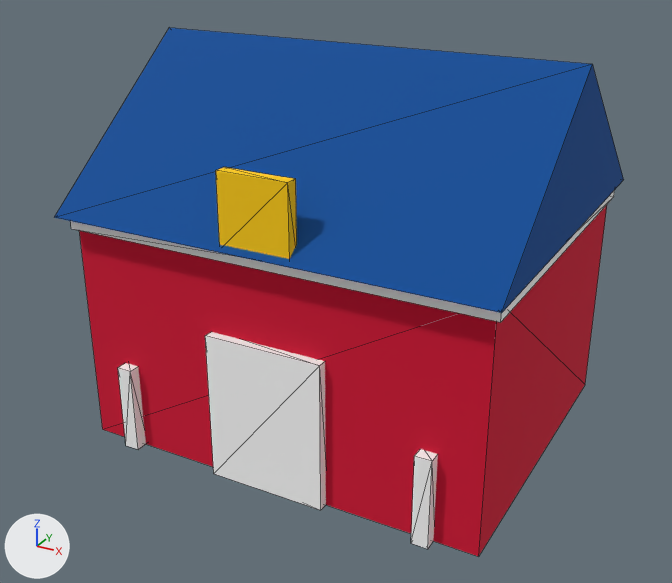
An edit to the glTF model public/models/barn.glb, drawn before and after from the same camera.
One viewpoint serves both versions: a camera (50 mm lens) standing at (4.12, -7.9, 5.28) and looking at (-0.07, -0.28, 1.47). The lights are fixed; the arrows at lower left show +X, +Y and +Z. The older version comes first. Mesh edges are drawn as thin lines.

Before the edit, the objects in view are built like this:
```python
me_mesh_0 = bpy.data.meshes.new('Mesh_0')
me_mesh_0.from_pydata(...)  # 54 vertices, 80 faces; spans x -2.2..2.2, y -1.9..1.9, z 0.0..3.9
# faces by material slot: [12, 8, 48, 12]
me_mesh_0.materials.append(mat_red)  # red #d50032
me_mesh_0.materials.append(mat_blue)  # blue #004d98
me_mesh_0.materials.append(mat_white)  # white #ffffff
me_mesh_0.materials.append(mat_yellow)  # yellow #ffcd00
ob_mesh_0 = bpy.data.objects.new('Mesh_0', me_mesh_0)
ob_mesh_0.location = (0.0, 0.0, 0.0)
```
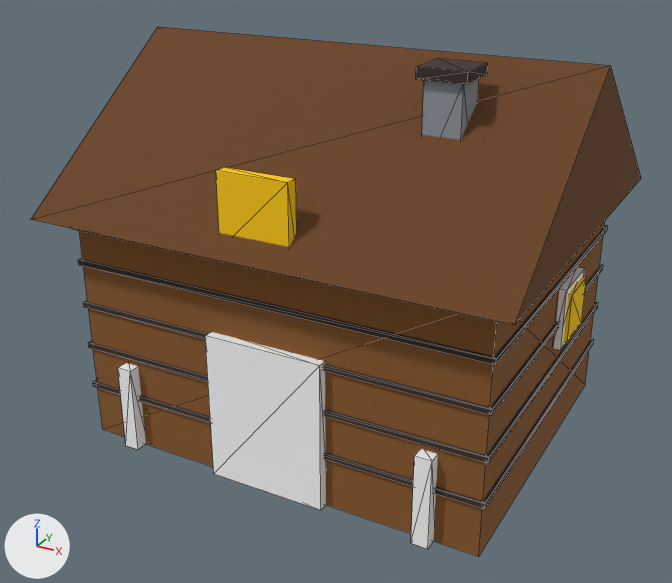
Edits to the bpy script that builds the scene:
```text
Add mat_rockgray:
    mat_rockgray = principled_material('rockGray')
    mat_rockgray.base_color = (0.283, 0.314, 0.352)  # grey #9198a0
    mat_rockgray.roughness = 1.0
Add mat_darkwood:
    mat_darkwood = principled_material('darkWood')
    mat_darkwood.base_color = (0.147, 0.0578, 0.0168)  # brown #6b4423
    mat_darkwood.roughness = 1.0
Add mat_dark:
    mat_dark = principled_material('dark')
    mat_dark.base_color = (0.0423, 0.0273, 0.0232)  # brown #3a2e2a
    mat_dark.roughness = 1.0
Add mat_wood:
    mat_wood = principled_material('wood')
    mat_wood.base_color = (0.258, 0.102, 0.0242)  # brown #8b5a2b
    mat_wood.roughness = 1.0
Change me_mesh_0:
    used by ob_mesh_0; location = (0.0, 0.0, 0.0)
    remove me_mesh_0.from_pydata(...)  # 54 vertices, 80 faces; spans x -2.2..2.2, y -1.9..1.9, z 0.0..3.9
    add me_mesh_0.from_pydata(...)  # 118 vertices, 176 faces; spans x -2.35..2.35, y -2.05..2.05, z 0.0..3.9
    me_mesh_0 part 1: a new loose piece, a box spanning x 2.09..2.17, y 0.09..0.71, z 1.19..1.81, in mat_white (white #ffffff)
    me_mesh_0 part 2: a new loose piece, a box spanning x 2.13..2.21, y 0.15..0.65, z 1.25..1.75, in mat_yellow (yellow #ffcd00)
    me_mesh_0 part 3: a new loose piece, a box spanning x -2.13..2.13, y -1.73..1.73, z 0.525..0.575, in mat_dark (brown #3a2e2a)
    me_mesh_0 part 4: a new loose piece, a box spanning x -2.13..2.13, y -1.73..1.73, z 0.975..1.025, in mat_dark (brown #3a2e2a)
    me_mesh_0 part 5: a new loose piece, a box spanning x -2.13..2.13, y -1.73..1.73, z 1.425..1.475, in mat_dark (brown #3a2e2a)
    me_mesh_0 part 6: a new loose piece, a box spanning x -2.13..2.13, y -1.73..1.73, z 1.875..1.925, in mat_dark (brown #3a2e2a)
    me_mesh_0 part 7: a new loose piece, a box spanning x 0.98..1.42, y -0.82..-0.38, z 3.8..3.9, in mat_dark (brown #3a2e2a)
    me_mesh_0 part 8: a new loose piece, a box spanning x 1.02..1.38, y -0.77..-0.43, z 2.9..3.8, in mat_rockgray (grey #9198a0)
    me_mesh_0 part 9: 12 faces spanning x -2.1..2.1, y -1.7..1.7, z 0.0..2.4 switch from mat_red (red #d50032) to mat_wood (brown #8b5a2b)
    me_mesh_0 part 10: 8 faces spanning x -2.35..2.35, y -2.05..2.05, z 2.4..3.9 switch from mat_blue (blue #004d98) to mat_darkwood (brown #6b4423)
    other edits to the shape of me_mesh_0 do not show in these pictures
    add me_mesh_0.materials.append(mat_dark)  # brown #3a2e2a
    add me_mesh_0.materials.append(mat_rockgray)  # grey #9198a0
```

Changed parts and their boxes (x1, y1, x2, y2) in the pictures (672 x 583 px):
'Mesh_0', reshaped (7% wider): before (54, 28, 624, 556); after (31, 27, 641, 556)
part 1 of me_mesh_0, added: after (553, 267, 585, 350)
part 2 of me_mesh_0, added (yellow): after (563, 276, 587, 343)
part 3 of me_mesh_0, added: after (93, 339, 594, 509)
part 4 of me_mesh_0, added: after (88, 302, 598, 463)
part 5 of me_mesh_0, added: after (83, 265, 603, 415)
part 6 of me_mesh_0, added: after (78, 226, 608, 365)
part 7 of me_mesh_0, added: after (416, 59, 488, 85)
part 8 of me_mesh_0, added: after (422, 79, 479, 140)
part 9 of me_mesh_0, recoloured (red to brown): before (79, 205, 607, 556); after (79, 221, 605, 556)
part 10 of me_mesh_0, recoloured (blue to brown): before (54, 28, 624, 313); after (31, 27, 641, 325)
